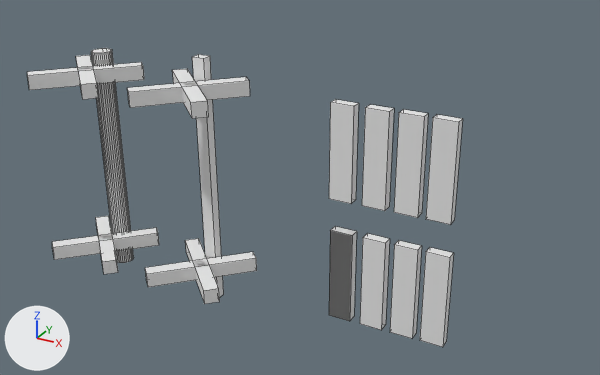
A saved change to the Blender file RTS Dev Project/Assets/Models/Buildings/UnderConstruction_Academy.blend.
Before and after are seen from a camera (50 mm lens) standing at (3.09, -6.24, 2.69) and looking at (-0.21, -0.25, -0.31). The lights are fixed; the arrows at lower left show +X, +Y and +Z. Mesh edges are drawn as thin lines.

Objects in the first picture: 'Wood_1.003'.
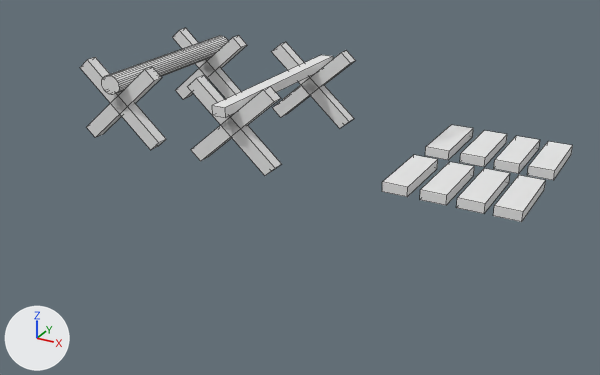
Changed parts and their boxes (x1, y1, x2, y2) in the pictures (600 x 375 px; the box of a moved part takes in the faces that stretch with it):
'Wood_1.003', reshaped, moved, turned, rescaled: before (27, 48, 463, 347); after (80, 28, 573, 222)
part 1 of me_cube_006, moved or reshaped: before (420, 247, 454, 347); after (527, 141, 573, 180)
part 2 of me_cube_006, moved or reshaped: before (426, 114, 463, 225); after (493, 175, 546, 222)
part 3 of me_cube_006, moved or reshaped: before (390, 240, 422, 338); after (494, 136, 540, 174)
part 4 of me_cube_006, moved or reshaped: before (394, 109, 428, 218); after (456, 168, 510, 214)
part 5 of me_cube_006, moved or reshaped: before (360, 233, 390, 330); after (460, 130, 507, 167)
part 6 of me_cube_006, moved or reshaped: before (362, 105, 394, 211); after (420, 162, 474, 205)
part 7 of me_cube_006, moved or reshaped: before (329, 228, 356, 320); after (427, 126, 473, 155)
part 8 of me_cube_006, moved or reshaped: before (329, 99, 359, 204); after (382, 155, 438, 197)
part 9 of me_cube_006, moved or reshaped: before (329, 226, 357, 321); after (425, 125, 473, 160)
part 10 of me_cube_006, moved or reshaped: before (91, 48, 134, 263); after (102, 36, 228, 95)
part 11 of me_cube_006, moved or reshaped: before (192, 54, 224, 298); after (212, 55, 333, 118)
part 12 of me_cube_006, moved or reshaped: before (27, 62, 144, 90); after (87, 67, 162, 138)
part 13 of me_cube_006, moved or reshaped: before (76, 55, 99, 99); after (80, 57, 166, 150)
part 14 of me_cube_006, moved or reshaped: before (52, 228, 159, 260); after (175, 35, 247, 100)
part 15 of me_cube_006, moved or reshaped: before (96, 216, 118, 274); after (172, 28, 241, 99)
part 16 of me_cube_006, moved or reshaped: before (127, 77, 250, 108); after (191, 86, 281, 161)
part 17 of me_cube_006, moved or reshaped: before (172, 69, 209, 118); after (187, 75, 281, 175)
part 18 of me_cube_006, moved or reshaped: before (145, 252, 257, 287); after (273, 50, 356, 117)
part 19 of me_cube_006, moved or reshaped: before (185, 238, 220, 304); after (272, 42, 354, 128)

Edits to the bpy script that builds the scene:
```text
Change me_cube_006:
    where me_cube_006.from_pydata(...)  # 208 vertices, 142 faces; spans x -5.4..4.2, y -1.4..6.8, z -30.9..22.1
    used by ob_wood_1_003; location = (-0.151, -1.33, 0.048); scale = (0.385, 0.0932, 0.0416)
    me_cube_006 part 1: the loose piece of 8 vertices spanning x 3.7..4.2, y 2.9..3.8, z -24.4..-5.9 is scaled about its middle by (0.442, 0.0932, 0.0359), then moved by (-2.2, -3.3, 14.6)
    me_cube_006 part 2: the loose piece of 8 vertices spanning x 3.7..4.2, y 2.9..3.8, z 0.4..18.9 is scaled about its middle by (0.442, 0.0932, 0.0359), then moved by (-2.2, -3.3, -9.3)
    me_cube_006 part 3: the loose piece of 8 vertices spanning x 3.1..3.6, y 2.9..3.8, z -24.5..-6.0 is scaled about its middle by (0.442, 0.0932, 0.0359), then moved by (-1.8, -3.3, 14.7)
    me_cube_006 part 4: the loose piece of 8 vertices spanning x 3.1..3.5, y 2.9..3.8, z 0.3..18.8 is scaled about its middle by (0.442, 0.0932, 0.0359), then moved by (-1.8, -3.3, -9.2)
    me_cube_006 part 5: the loose piece of 8 vertices spanning x 2.4..2.9, y 2.9..3.8, z -24.6..-6.1 is scaled about its middle by (0.442, 0.0932, 0.0359), then moved by (-1.5, -3.3, 14.8)
    me_cube_006 part 6: the loose piece of 8 vertices spanning x 2.4..2.9, y 2.9..3.8, z 0.2..18.7 is scaled about its middle by (0.442, 0.0932, 0.0359), then moved by (-1.4, -3.3, -9.1)
    me_cube_006 part 7: the loose piece of 8 vertices spanning x 1.7..2.2, y 2.9..3.8, z -24.7..-6.2 is scaled about its middle by (0.442, 0.0932, 0.0359), then moved by (-1.1, -3.3, 14.9)
    me_cube_006 part 8: the loose piece of 8 vertices spanning x 1.7..2.2, y 2.9..3.8, z 0.1..18.6 is scaled about its middle by (0.442, 0.0932, 0.0359), then moved by (-1.0, -3.3, -9.0)
    me_cube_006 part 9: the loose piece of 8 vertices spanning x 1.7..2.2, y 2.9..3.8, z -24.7..-6.2 is scaled about its middle by (0.442, 0.0932, 0.0359), then moved by (-1.1, -3.3, 14.9)
    me_cube_006 part 10: the loose piece of 64 vertices spanning x -4.6..-4.1, y 4.1..6.0, z -28.9..19.9 is scaled about the mesh origin by (0.442, 0.0932, 0.0359)
    me_cube_006 part 11: the loose piece of 8 vertices spanning x -1.7..-1.3, y 4.3..5.2, z -30.9..22.1 is scaled about the mesh origin by (0.442, 0.0932, 0.0359)
    me_cube_006 part 12: the loose piece of 8 vertices spanning x -5.4..-3.4, y -1.4..6.8, z 14.1..17.4 is scaled about the mesh origin by (0.442, 0.0932, 0.0359)
    me_cube_006 part 13: the loose piece of 8 vertices spanning x -5.4..-3.4, y -1.4..6.8, z 14.1..17.4 is scaled about the mesh origin by (0.442, 0.0932, 0.0359)
    me_cube_006 part 14: the loose piece of 8 vertices spanning x -5.3..-3.3, y -1.4..6.8, z -24.4..-21.1 is scaled about the mesh origin by (0.442, 0.0932, 0.0359)
    me_cube_006 part 15: the loose piece of 8 vertices spanning x -5.3..-3.3, y -1.4..6.8, z -24.4..-21.1 is scaled about the mesh origin by (0.442, 0.0932, 0.0359)
    me_cube_006 part 16: the loose piece of 8 vertices spanning x -2.6..-0.6, y -1.4..6.8, z 14.5..17.8 is scaled about the mesh origin by (0.442, 0.0932, 0.0359)
    me_cube_006 part 17: the loose piece of 8 vertices spanning x -2.6..-0.6, y -1.4..6.8, z 14.5..17.8 is scaled about the mesh origin by (0.442, 0.0932, 0.0359)
    me_cube_006 part 18: the loose piece of 8 vertices spanning x -2.5..-0.5, y -1.4..6.8, z -24.0..-20.7 is scaled about the mesh origin by (0.442, 0.0932, 0.0359)
    me_cube_006 part 19: the loose piece of 8 vertices spanning x -2.5..-0.5, y -1.4..6.8, z -24.0..-20.7 is scaled about the mesh origin by (0.442, 0.0932, 0.0359)
Change ob_wood_1_003:
    ob_wood_1_003.scale: (0.385, 0.0932, 0.0416) -> (1.0, 1.0, 1.0)
    ob_wood_1_003.location: (-0.151, -1.33, 0.048) -> (0.0, 0.0, 0.0)
    ob_wood_1_003.rotation_euler: (0.0, 0.0, 0.0) -> (1.571, 0.0, 0.0)  # degrees (0, 0, 0) -> degrees (90, 0, 0)
```
